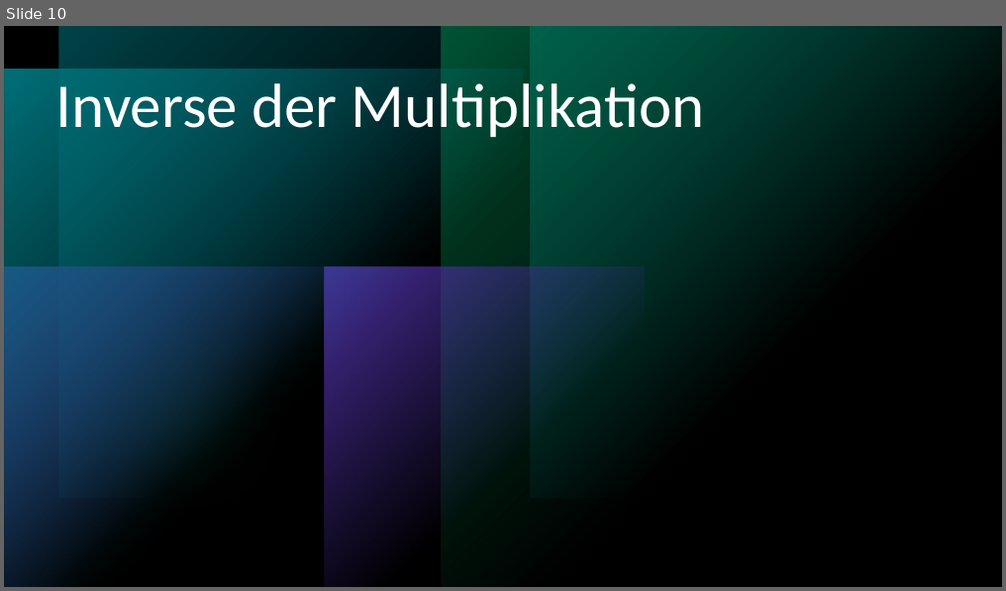
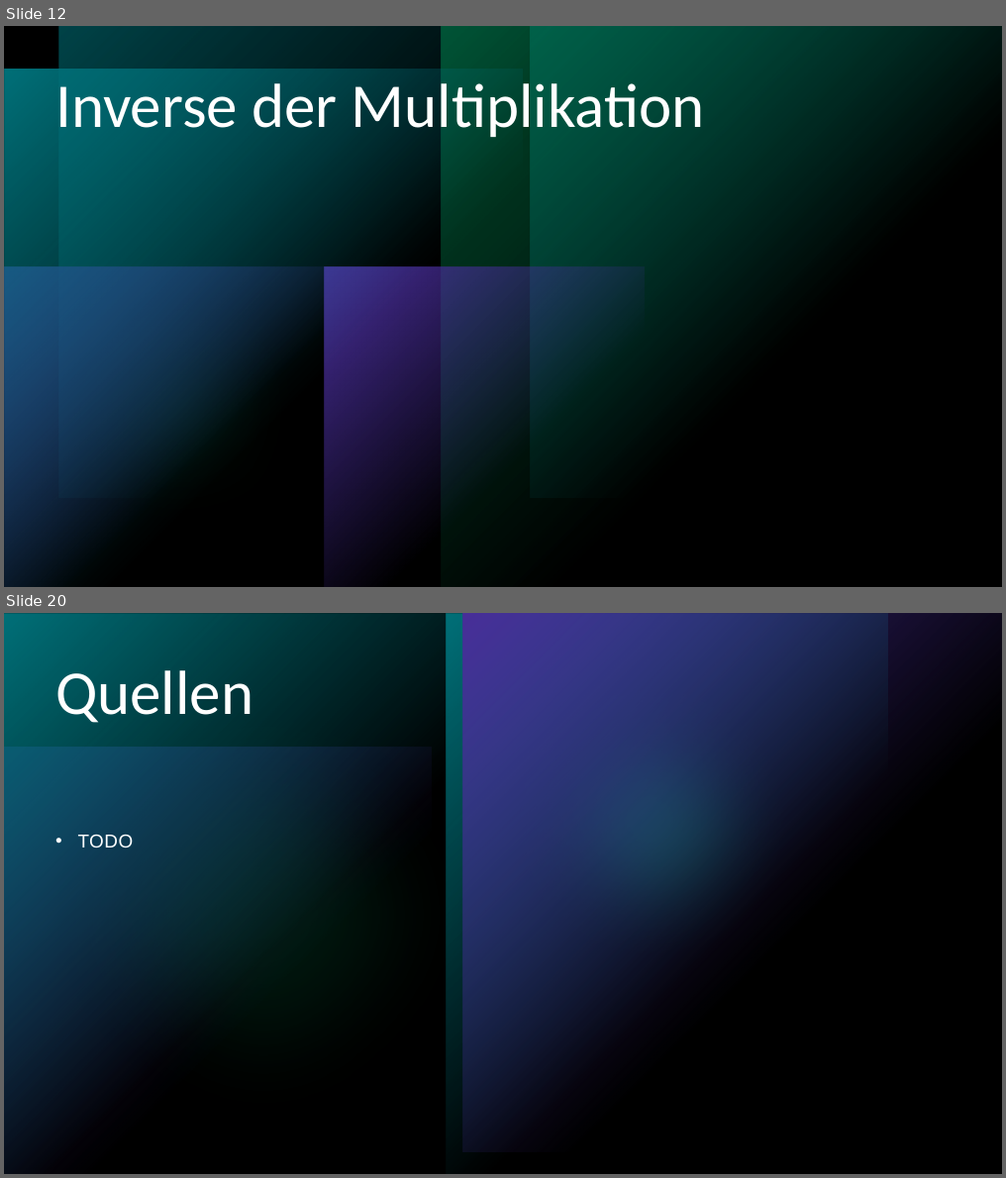
Before and after one commit to uuk0/WSeminarArbeit, a slide deck: Präsentation2.pptx. Shown one above the other, each under a label of ours: slide 10 before the commit, slides 12 and 20 after it; the slides between them are not shown. The pictures are 1006x591 and 1006x1178 pixels, drawn with LibreOffice and Linux fonts; fonts in the diff are those of the drawing; grey boxes stand for pictures. Boxes give left, top, right and bottom in pixels: in the first picture for what was removed or moved away, otherwise in the second. Text is boxed around its words. In the diff, an @@ line names an element or a change of style, - is before the commit and + after.

```diff
--- a/Präsentation2.pptx
+++ b/Präsentation2.pptx
@@ slide 20 added at bbox=[4, 613, 1002, 1174], background #000000; not listed: 1 template element that a slide beside it also shows @@
@@ group added at bbox=[4, 613, 1002, 1174]: 4 rectangles, 2 ellipses @@
@@ title added at bbox=[55, 670, 253, 723], 60 pt, text #FFFFFF @@
+Quellen
@@ text added at bbox=[78, 834, 134, 848], 18 pt, text #FFFFFF @@
+• TODO
@@ what was slide 10 is now slide 12 @@
```
Also in this commit, not shown: 3 slides changed, 9 other slides added, 2 other files.
